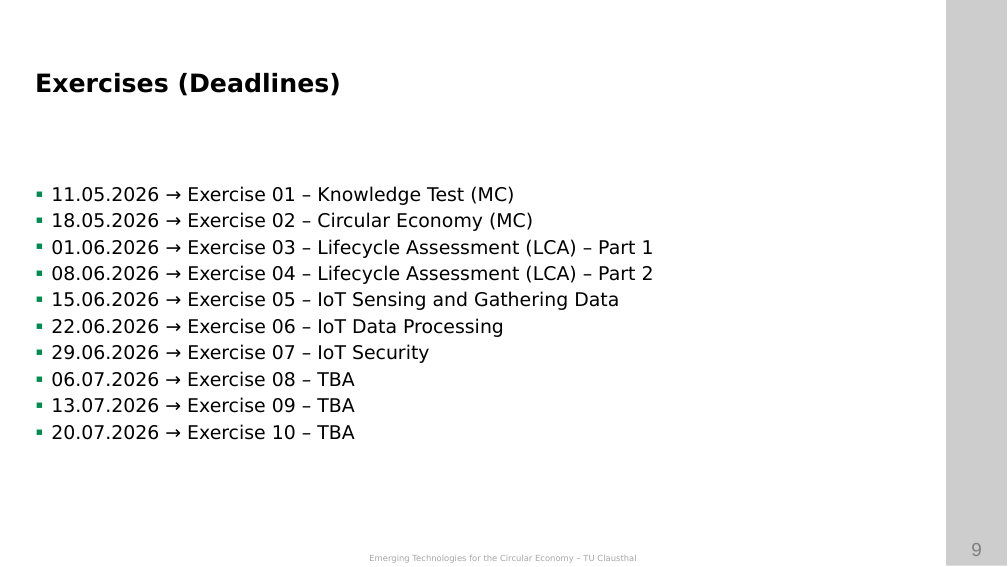
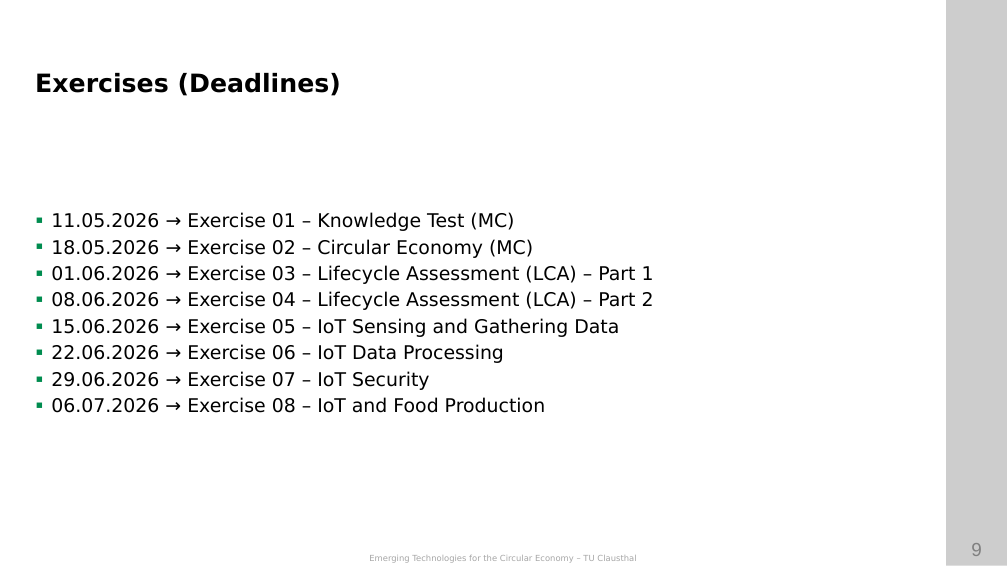
Before and after one commit to ETCE-LAB/teaching-material, a slide deck: slide 9 of Emerging-Technologies-for-the-Circular-Economy/ETCE-L00-Organization.pptx. Drawn at 1008x567 pixels with LibreOffice and Linux fonts; fonts in the diff are those of the drawing; background and template pictures are left out. Boxes give left, top, right and bottom in pixels: in the first picture for what was removed or moved away, otherwise in the second. Text is boxed around its words. In the diff, an @@ line names an element or a change of style, - is before the commit and + after.

```diff
--- a/Emerging-Technologies-for-the-Circular-Economy/ETCE-L00-Organization.pptx
+++ b/Emerging-Technologies-for-the-Circular-Economy/ETCE-L00-Organization.pptx
@@ text at box(51, 397, 545, 413): text changed @@
-▪ 06.07.2026 → Exercise 08 – TBA
-▪ 13.07.2026 → Exercise 09 – TBA
-▪ 20.07.2026 → Exercise 10 – TBA
+▪ 06.07.2026 → Exercise 08 – IoT and Food Production
```
Also in this commit, not shown: 1 other slide changed, 6 other files.
